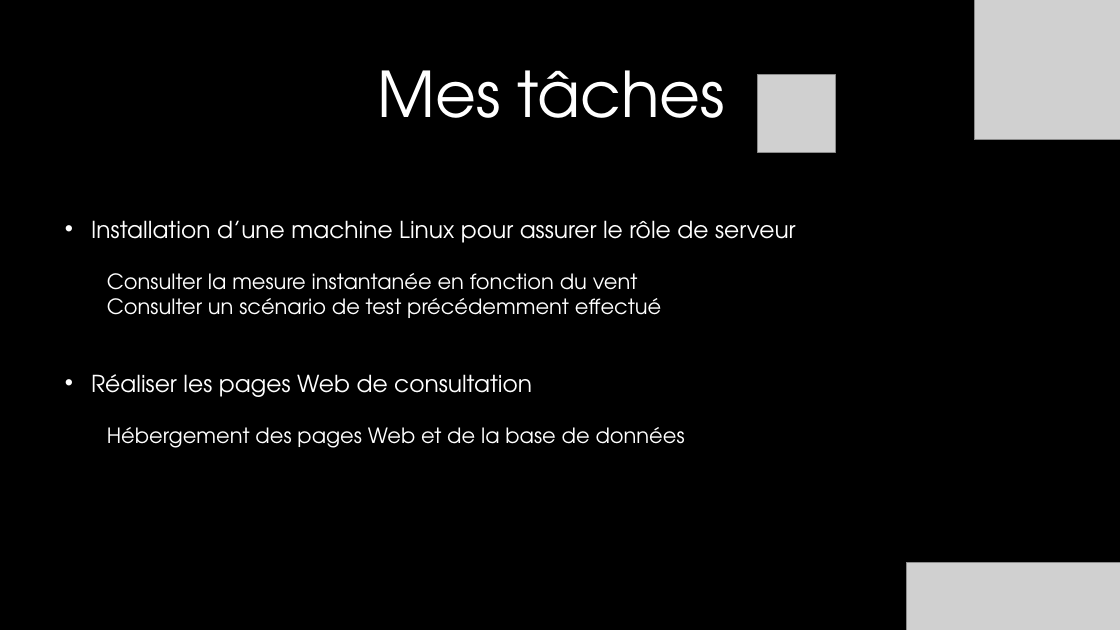
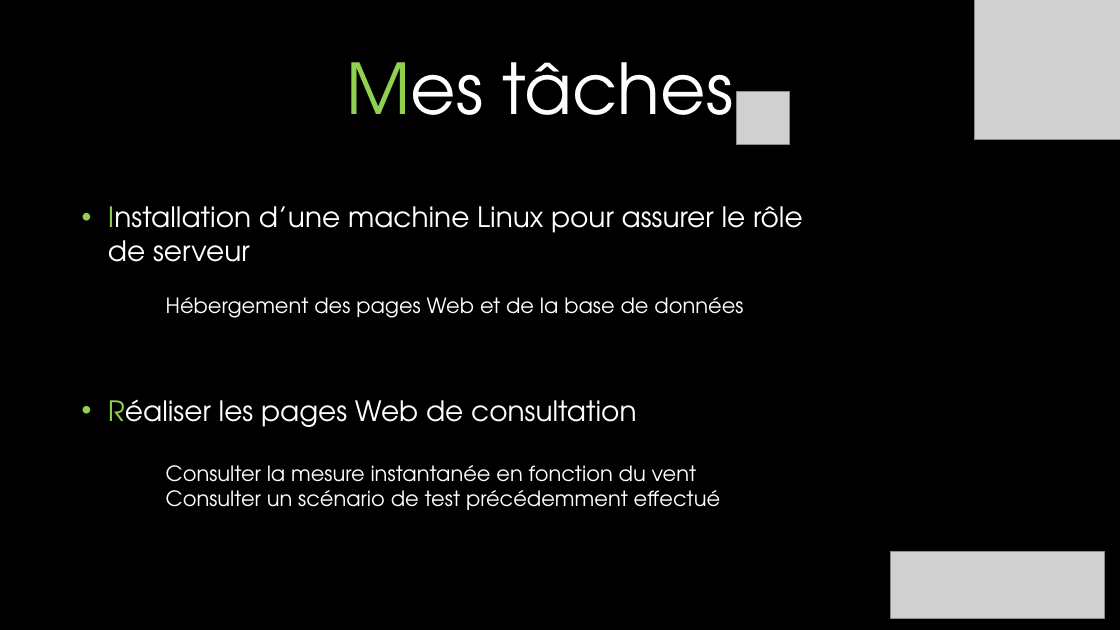
Before and after one commit to Izakun/banc_de_test_eolienne, a slide deck: slide 7 of 05_revue_de_projet/revues/01_manon_morille/SFL1_revue2_manon.pptx. Drawn at 1120x630 pixels with LibreOffice and Linux fonts; fonts in the diff are those of the drawing; grey boxes stand for pictures; background and template pictures are left out. Boxes give left, top, right and bottom in pixels: in the first picture for what was removed or moved away, otherwise in the second. Text is boxed around its words. In the diff, an @@ line names an element or a change of style, - is before the commit and + after.

```diff
--- a/05_revue_de_projet/revues/01_manon_morille/SFL1_revue2_manon.pptx
+++ b/05_revue_de_projet/revues/01_manon_morille/SFL1_revue2_manon.pptx
@@ text "Mes tâches": place and size @@
-text "Mes tâches" at [377, 70, 725, 118]
+text "Mes tâches" at [347, 62, 733, 115]
@@ text "Mes tâches" at [347, 62, 733, 115]: size 54 to 60 pt; text colour #FFFFFF to #92D050 in "Mes" @@
@@ picture: place and size @@
-picture at [758, 75, 836, 153]
+picture at [737, 92, 789, 144]
@@ text "Installation d’une machine Linux pour ...": place and size @@
-text "Installation d’une machine Linux pour ..." at [91, 220, 796, 448]
+text "Installation d’une machine Linux pour ..." at [108, 206, 803, 510]
@@ text at [108, 206, 803, 262]: size 20 to 24 pt in "Installation d’une machine Linux pour assurer le ..."; text colour #FFFFFF to #92D050 in "Installation" @@
@@ text at [108, 297, 743, 427]: paragraphs added @@
+  Hébergement des pages Web et de la base de données
+• Réaliser les pages Web de consultation
@@ text at [91, 374, 685, 448]: paragraphs removed @@
-• Réaliser les pages Web de consultation
-  Hébergement des pages Web et de la base de données
@@ picture: place and size @@
-picture at [907, 563, 1120, 630]
+picture at [891, 551, 1104, 618]
```
Also in this commit, not shown: 10 other slides changed, 4 slides added.
